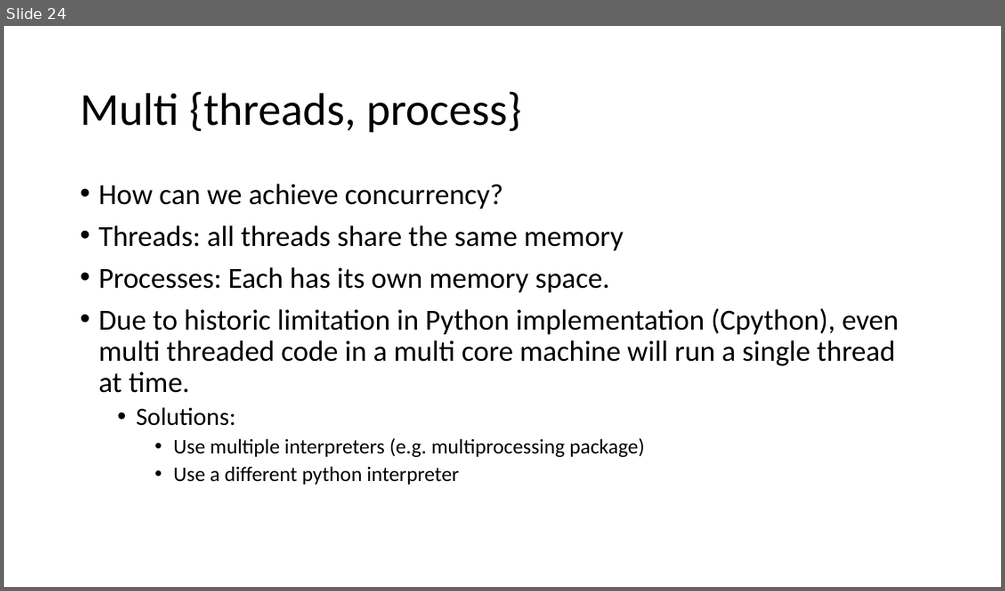
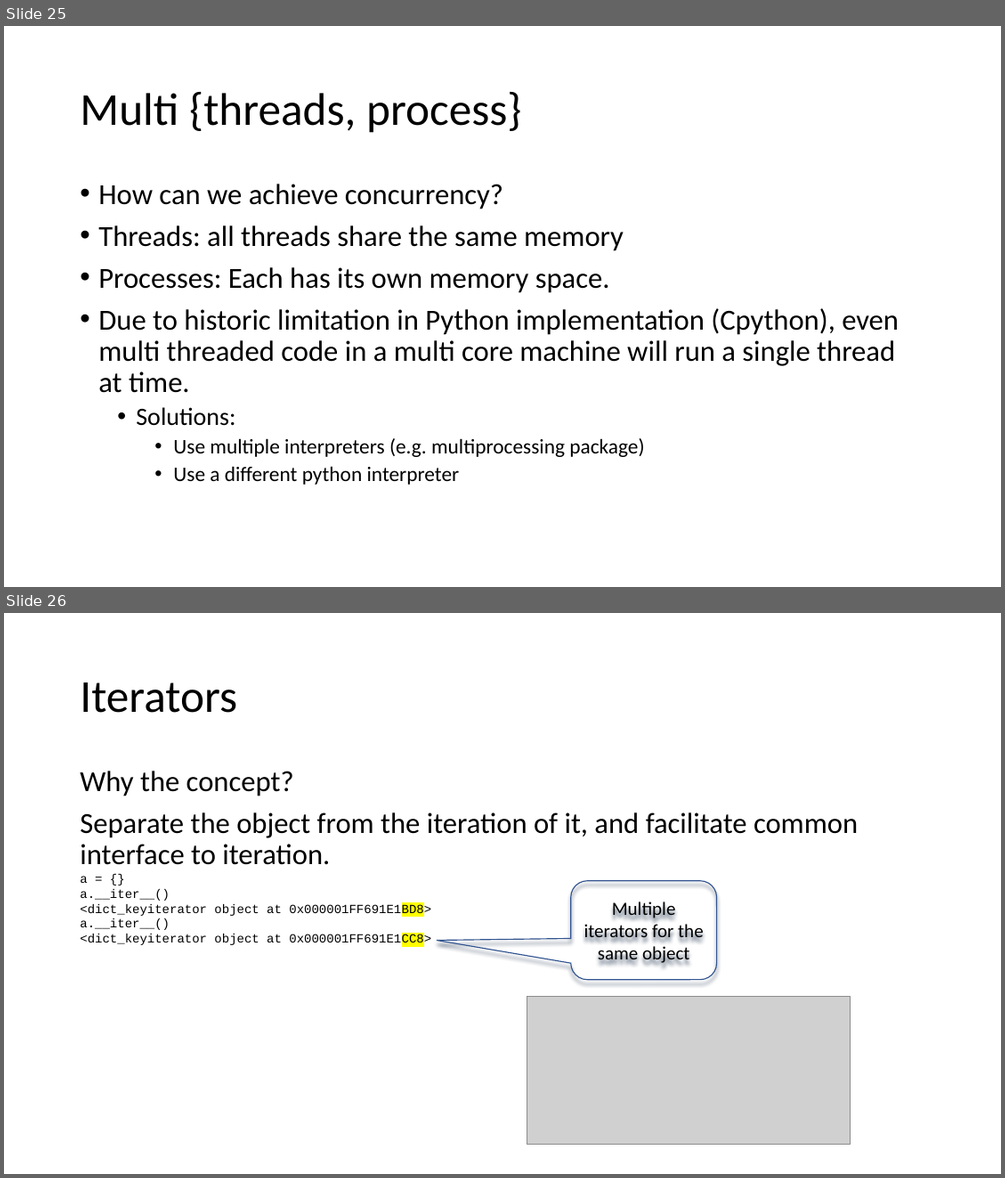
Before and after one commit to scaperex/python_workshop_intermediate, a slide deck: Advanced Python workshop.pptx. Shown one above the other, each under a label of ours: slide 24 before the commit, slides 25 and 26 after it. The pictures are 1005x591 and 1005x1178 pixels, drawn with LibreOffice and Linux fonts; fonts in the diff are those of the drawing; grey boxes stand for pictures. Boxes give left, top, right and bottom in pixels: in the first picture for what was removed or moved away, otherwise in the second. Text is boxed around its words. In the diff, an @@ line names an element or a change of style, - is before the commit and + after.

```diff
--- a/Advanced Python workshop.pptx
+++ b/Advanced Python workshop.pptx
@@ slide 26 added at bbox=[4, 613, 1001, 1174], background #FFFFFF @@
@@ title added at bbox=[80, 682, 237, 713], 44 pt, text #000000 @@
+Iterators
@@ text added at bbox=[80, 771, 858, 947], 12 pt, text #000000 @@
+Why the concept?
+Separate the object from the iteration of it, and facilitate common interface to iteration.
+a = {}
+a.__iter__()
+<dict_keyiterator object at 0x000001FF691E1BD8>
+a.__iter__()
+<dict_keyiterator object at 0x000001FF691E1CC8>
@@ rounded speech box added at bbox=[571, 881, 717, 980], outline #325491 1 pt, 18 pt, text #000000 @@
+Multiple iterators for the same object
@@ picture added at bbox=[527, 996, 850, 1144] @@
@@ what was slide 24 is now slide 25 @@
```
Also in this commit, not shown: 4 slides changed, 6 other slides added, 1 other file.
